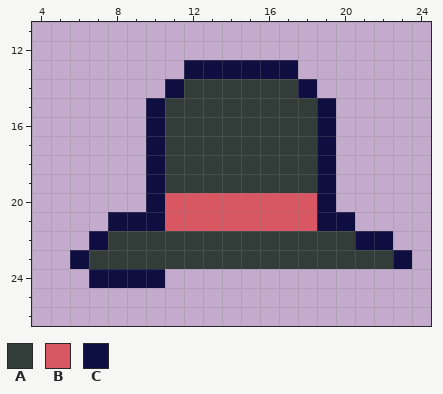
A pixel-art sprite gets an edit: DinosaurRun/scenes/player/assets/hats/hat3.png. Above is the file before it was changed.
The file is 32x32 pixels. Colours within 5 levels of each other are drawn and written as one. Shown: x 4..24, y 11..26.
Palette (. is transparent): A #323c39  B #d95763  C #0e0e41
Pixels before, first column x 6:
13 ......CCCCCC......
14 .....CAAAAAAC.....
15 ....CAAAAAAAAC....
16 ....CAAAAAAAAC....
17 ....CAAAAAAAAC....
18 ....CAAAAAAAAC....
19 ....CAAAAAAAAC....
20 ....CBBBBBBBBC....
21 ..CCCBBBBBBBBCC...
22 .CAAAAAAAAAAAAACC.
23 CAAAAAAAAAAAAAAAAC
24 .CCCC.............
After:
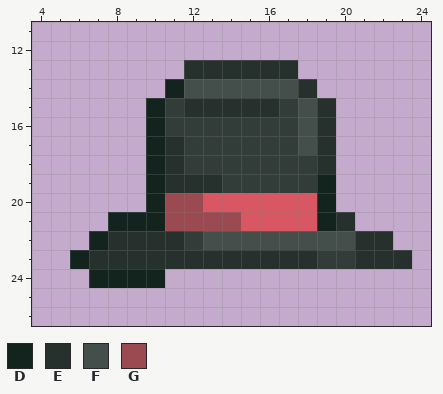
Colours new in this view: D #13231e  E #26302d  F #444e4b  G #9c4a52
Author's note on the commit: hats sprites and equip hat icon
What changed:
Changed rows in their new state; - is an unchanged pixel.
first column x 6:
13 ------EEEEEE------
14 -----DFFFFFFE-----
15 ----D-EEEEE-FE----
16 ----D-------FE----
17 ----DE------FE----
18 ----DE-------E----
19 ----DEEE-----D----
20 ----DGG------D----
21 --DDDGGGG----DE---
22 -DEEEE-FFFFFFFFEE-
23 DEEEEEEEEEEEE--EEE
24 -DDDD-------------
Changed places in both pictures, as pixel boxes (x1, y1, x2, y2):
changed: (70, 60, 412, 288)
